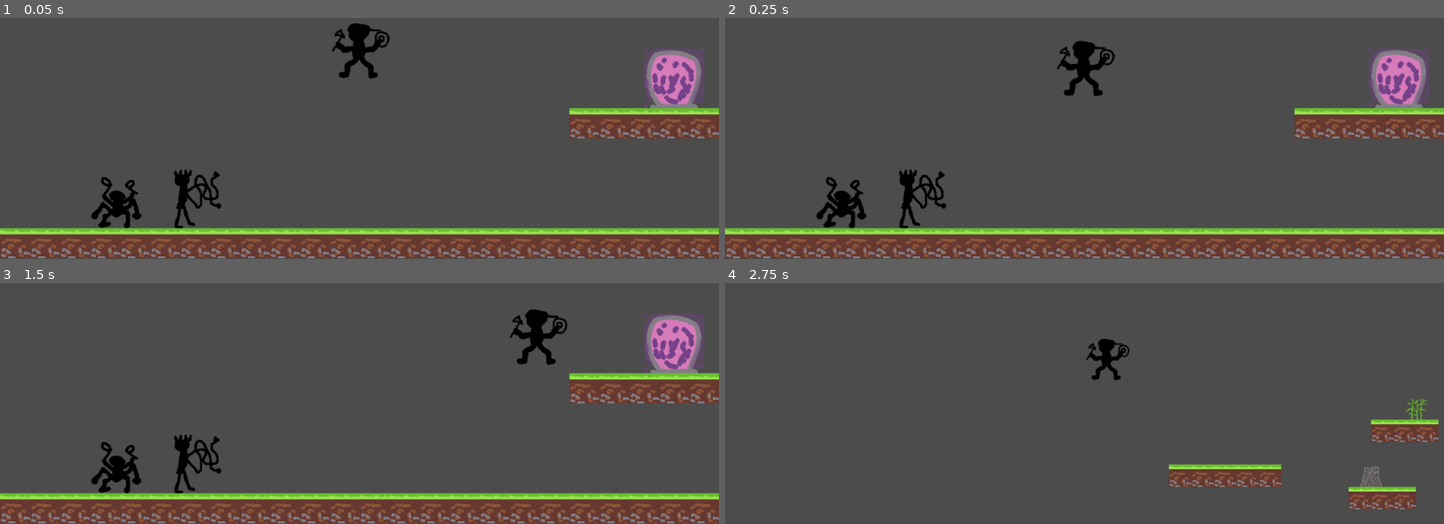
Above: before the commit, frames 1-4 (two rows, left to right).
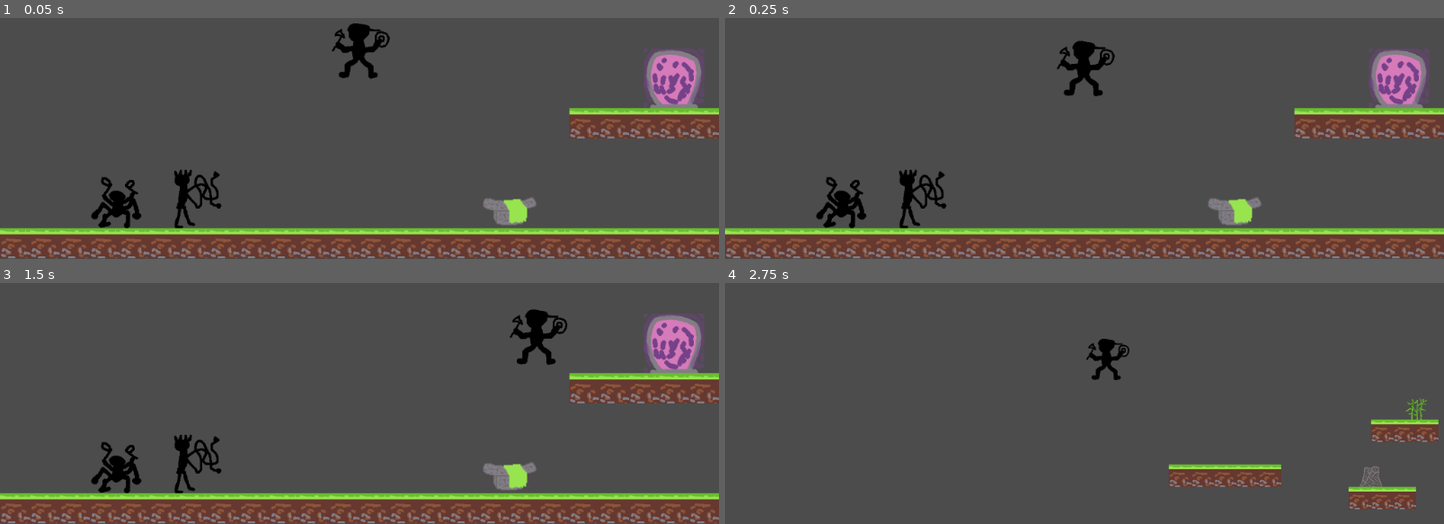
Above: after the commit, the same moments.

Repository: judo347/Project-GatheringPlatform
Game: Godot game, scene res://gamefiles/scenes/World.tscn
The game is run twice, just before and just after one commit, with the same random seed, the same clock (stepped at 60 frames per second) and the same inputs.
Inputs:
- Up to frame 1 (0.05 s): no input
- Up to frame 2 (0.25 s): no input
- Up to frame 3 (1.5 s): hold Right (ui_right) from 0.53 s (still down); tap Z (ui_action) at 0.6 s; tap Up (ui_up) at 0.77, 0.8, 1.07, 1.35 s
- Up to frame 4 (2.75 s): tap Up (ui_up) at 1.52, 1.82, 2.3 s; tap Z (ui_action) at 1.55, 2.1 s; release Right (ui_right) at 2.03 s; hold Left (ui_left) from 2.03 s (still down)

The runs differ from the first frame. In frame 1, 0.6% of the frame differs, in the area x 67-75%, y 74-86%; in frame 2, 0.6%; in frame 3, 0.6%; in frame 4, nothing differs.
Error before the commit: Invalid get index 'isPlayerCollidingWithCharSlot_one' (on base: 'null instance'). (res://gamefiles/scripts/playerKinematicBody.gd:45)
Error after the commit: Invalid get index 'isPlayerCollidingWithCharSlot_one' (on base: 'null instance'). (res://gamefiles/scripts/playerKinematicBody.gd:50)

Commit message:
Added the fundation for a material converter bench

Diff:
--- a/Project-Gathering Platform/gamefiles/scenes/World.tscn
+++ b/Project-Gathering Platform/gamefiles/scenes/World.tscn
@@ -1,24 +1,31 @@
-[gd_scene load_steps=13 format=2]
+[gd_scene load_steps=18 format=2]
 
-[ext_resource path="res://gamefiles/scenes/Player.tscn" type="PackedScene" id=1]
-[ext_resource path="res://gamefiles/scripts/CharacterSelectionManager.gd" type="Script" id=2]
-[ext_resource path="res://resources/01/Character001.png" type="Texture" id=3]
-[ext_resource path="res://resources/01/Character002.png" type="Texture" id=4]
-[ext_resource path="res://resources/01/Character003.png" type="Texture" id=5]
-[ext_resource path="res://gamefiles/scripts/Portal.gd" type="Script" id=6]
-[ext_resource path="res://resources/01/Portal001.png" type="Texture" id=7]
-[ext_resource path="res://gamefiles/tilesets/tileset02.tres" type="TileSet" id=8]
+[ext_resource path="res://gamefiles/scripts/Benches.gd" type="Script" id=1]
+[ext_resource path="res://gamefiles/scripts/bench_converter.gd" type="Script" id=2]
+[ext_resource path="res://resources/01/BenchConverter001.png" type="Texture" id=3]
+[ext_resource path="res://gamefiles/scenes/Player.tscn" type="PackedScene" id=4]
+[ext_resource path="res://gamefiles/scripts/CharacterSelectionManager.gd" type="Script" id=5]
+[ext_resource path="res://resources/01/Character001.png" type="Texture" id=6]
+[ext_resource path="res://resources/01/Character002.png" type="Texture" id=7]
+[ext_resource path="res://resources/01/Character003.png" type="Texture" id=8]
+[ext_resource path="res://gamefiles/scripts/Portal.gd" type="Script" id=9]
+[ext_resource path="res://resources/01/Portal001.png" type="Texture" id=10]
+[ext_resource path="res://gamefiles/tilesets/tileset02.tres" type="TileSet" id=11]
+[ext_resource path="res://gamefiles/scripts/UIManager.gd" type="Script" id=12]
 
 [sub_resource type="RectangleShape2D" id=1]
+extents = Vector2( 64, 32 )
+
+[sub_resource type="RectangleShape2D" id=2]
 extents = Vector2( 832, 32 )
 
-[sub_resource type="RectangleShape2D" id=2]
+[sub_resource type="RectangleShape2D" id=3]
 extents = Vector2( 32, 448 )
 
-[sub_resource type="RectangleShape2D" id=3]
+[sub_resource type="RectangleShape2D" id=4]
 extents = Vector2( 32, 32 )
 
-[sub_resource type="RectangleShape2D" id=4]
+[sub_resource type="RectangleShape2D" id=5]
 extents = Vector2( 64, 64 )
 
 [node name="World" type="Node"]
@@ -27,7 +34,22 @@
 current = true
 zoom = Vector2( 1.5, 1.5 )
 
-[node name="Player" parent="." instance=ExtResource( 1 )]
+[node name="Benches" type="Node" parent="."]
+script = ExtResource( 1 )
+
+[node name="Converter" type="Area2D" parent="Benches"]
+position = Vector2( 320, 320 )
+script = ExtResource( 2 )
+
+[node name="Sprite" type="Sprite" parent="Benches/Converter"]
+scale = Vector2( 2, 2 )
+texture = ExtResource( 3 )
+
+[node name="CollisionShape2D" type="CollisionShape2D" parent="Benches/Converter"]
+position = Vector2( 0, 32 )
+shape = SubResource( 1 )
+
+[node name="Player" parent="." instance=ExtResource( 4 )]
 
 [node name="OutOfBounds" type="Node2D" parent="."]
 editor/display_folded = true
@@ -36,22 +58,23 @@
 
 [node name="Bottom" type="CollisionShape2D" parent="OutOfBounds/StaticBody2D"]
 position = Vector2( 0, 480 )
-shape = SubResource( 1 )
+shape = SubResource( 2 )
 
 [node name="Left" type="CollisionShape2D" parent="OutOfBounds/StaticBody2D"]
 position = Vector2( -800, 0 )
-shape = SubResource( 2 )
+shape = SubResource( 3 )
 
 [node name="Right" type="CollisionShape2D" parent="OutOfBounds/StaticBody2D"]
 position = Vector2( 800, 0 )
-shape = SubResource( 2 )
+shape = SubResource( 3 )
 
 [node name="Top" type="CollisionShape2D" parent="OutOfBounds/StaticBody2D"]
 position = Vector2( 0, -480 )
-shape = SubResource( 1 )
+shape = SubResource( 2 )
 
 [node name="CharacterSelection" type="Node2D" parent="."]
-script = ExtResource( 2 )
+editor/display_folded = true
+script = ExtResource( 5 )
 
 [node name="Slot1" type="Area2D" parent="CharacterSelection"]
 position = Vector2( -672, 320 )
@@ -87,28 +110,38 @@
 
 [node name="CollisionShape2D" type="CollisionShape2D" parent="CharacterSelection/Slot3"]
 scale = Vector2( 2, 2 )
-shape = SubResource( 3 )
+shape = SubResource( 4 )
 
 [node name="Sprite" type="Sprite" parent="CharacterSelection/Slot3"]
-texture = ExtResource( 5 )
+texture = ExtResource( 8 )
 
 [node name="Portal" type="Area2D" parent="."]
 position = Vector2( 672, 64 )
-script = ExtResource( 6 )
+script = ExtResource( 9 )
 __meta__ = {
 "_edit_group_": true
 }
 
 [node name="Sprite" type="Sprite" parent="Portal"]
-texture = ExtResource( 7 )
+texture = ExtResource( 10 )
 
 [node name="CollisionShape2D" type="CollisionShape2D" parent="Portal"]
-shape = SubResource( 4 )
+shape = SubResource( 5 )
 
 [node name="TileMap" type="TileMap" parent="."]
-tile_set = ExtResource( 8 )
+tile_set = ExtResource( 11 )
 format = 1
 tile_data = PoolIntArray( 131079, 0, 0, 131080, 0, 0, 131081, 0, 0, 131082, 0, 0, 131083, 0, 0, 458740, 0, 0, 458741, 0 …(313 unchanged characters)…
+
+[node name="UImaster" type="Node" parent="."]
+script = ExtResource( 12 )
+
+[node name="MaterialConverter" type="Panel" parent="UImaster"]
+visible = false
+margin_right = 240.0
+margin_bottom = 240.0
+grow_horizontal = 2
+size_flags_horizontal = 0
 [connection signal="body_entered" from="CharacterSelection/Slot1" to="CharacterSelection" method="_on_Area2D_body_entered" binds= [ 1 ]]
 [connection signal="body_exited" from="CharacterSelection/Slot1" to="CharacterSelection" method="_on_Area2D_body_exited" binds= [ 1 ]]
 [connection signal="body_entered" from="CharacterSelection/Slot2" to="CharacterSelection" method="_on_Area2D_body_entered" binds= [ 2 ]]
--- /dev/null
+++ b/Project-Gathering Platform/gamefiles/scripts/Benches.gd
@@ -0,0 +1,11 @@
+extends Node
+
+var is_player_touching_converter = false
+
+# Called when the node enters the scene tree for the first time.
+func _ready():
+	pass # Replace with function body.
+
+# Called every frame. 'delta' is the elapsed time since the previous frame.
+#func _process(delta):
+#	pass
--- /dev/null
+++ b/Project-Gathering Platform/gamefiles/scripts/UIManager.gd
@@ -0,0 +1,33 @@
+extends Node
+
+# Declare member variables here. Examples:
+# var a = 2
+# var b = "text"
+
+# Called when the node enters the scene tree for the first time.
+func _ready():
+	pass # Replace with function body.
+
+# Called every frame. 'delta' is the elapsed time since the previous frame.
+func _process(delta):
+
+	close_ui_key_checker()
+
+func close_ui_key_checker():
+	if Input.is_action_just_pressed("ui_cancel"):
+		close_all_window_ui()
+	elif Input.is_action_just_pressed("ui_left"):
+		close_all_window_ui()
+	elif Input.is_action_just_pressed("ui_up"):
+		close_all_window_ui()
+	elif Input.is_action_just_pressed("ui_down"):
+		close_all_window_ui()
+
+func close_all_window_ui():
+	hide_MaterialConverter()
+
+func show_MaterialConverter():
+	get_node("MaterialConverter").show()
+
+func hide_MaterialConverter():
+	get_node("MaterialConverter").hide()
--- /dev/null
+++ b/Project-Gathering Platform/gamefiles/scripts/bench_converter.gd
@@ -0,0 +1,17 @@
+extends Area2D
+
+# Called when the node enters the scene tree for the first time.
+func _ready():
+	pass # Replace with function body.
+
+func _physics_process(delta):
+	var wasPlayerBodyFound = false
+	var bodies = get_overlapping_bodies()
+	for body in bodies:
+		if body.name == "Player":
+			wasPlayerBodyFound = true
+
+	if wasPlayerBodyFound:
+		get_parent().is_player_touching_converter = true
+	else:
+		get_parent().is_player_touching_converter = false
--- a/Project-Gathering Platform/gamefiles/scripts/playerKinematicBody.gd
+++ b/Project-Gathering Platform/gamefiles/scripts/playerKinematicBody.gd
@@ -19,7 +19,7 @@
 	# Trigger character selection check and action
 	if Input.is_action_just_pressed("ui_action"):
 		_select_character()
-
+		interactable_object()
 
 	motion.y += GRAVITY_ACC
 
@@ -39,6 +39,11 @@
 	motion = move_and_slide(motion, UP)
 
 	pass
+
+func interactable_object():
+
+	if get_parent().get_node("Benches").is_player_touching_converter:
+		get_parent().get_node("UImaster").show_MaterialConverter()
 
 func _select_character():
 
Not shown: 2 places in Project-Gathering Platform/gamefiles/scenes/World.tscn that only renumber resources
Binary file added: Project-Gathering Platform/resources/01/BenchConverter001.png
Not shown, added: Project-Gathering Platform/resources/01/BenchConverter001.png.import
Not shown, added: RawAssets/FirstVersion/BenchConverter001.aseprite
Not shown, added: RawAssets/FirstVersion/BenchConverter001.png
